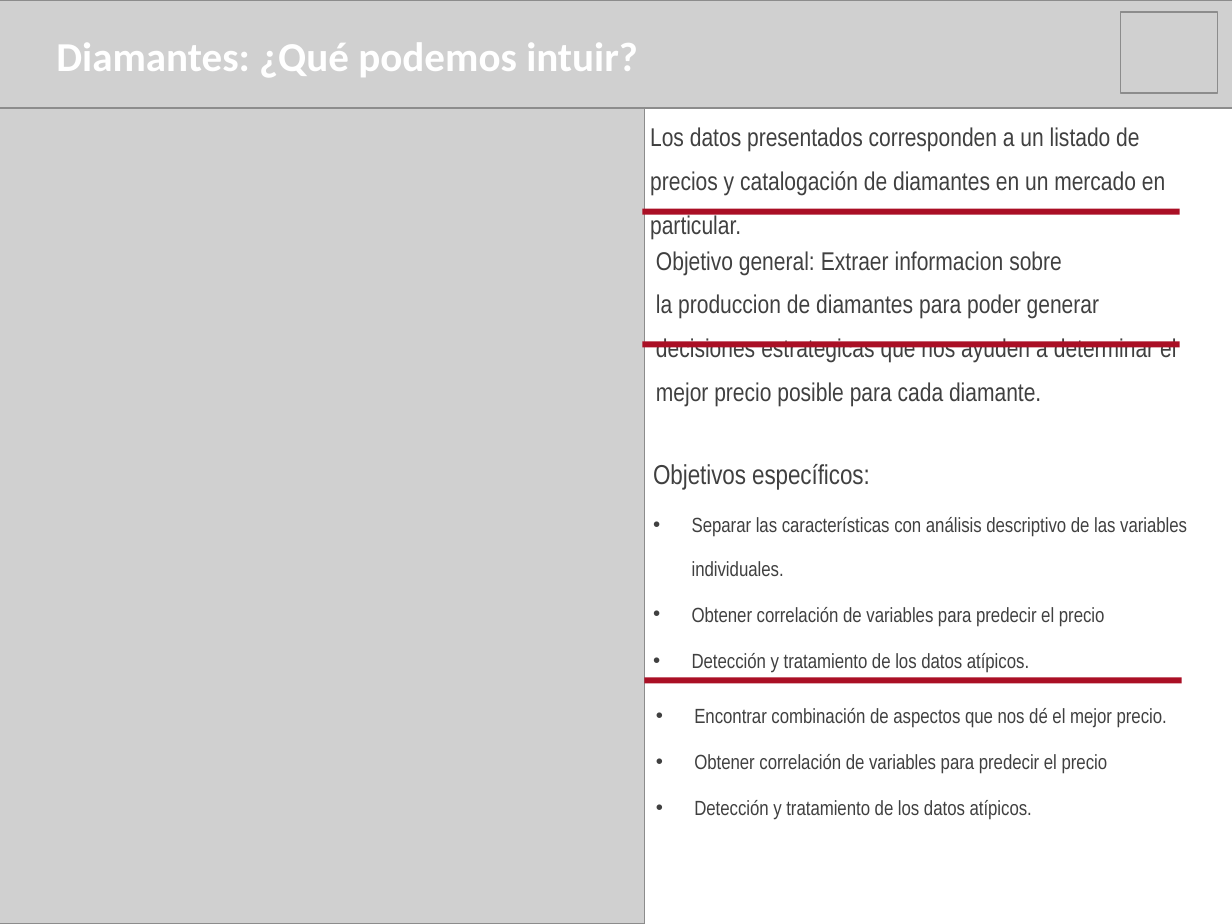
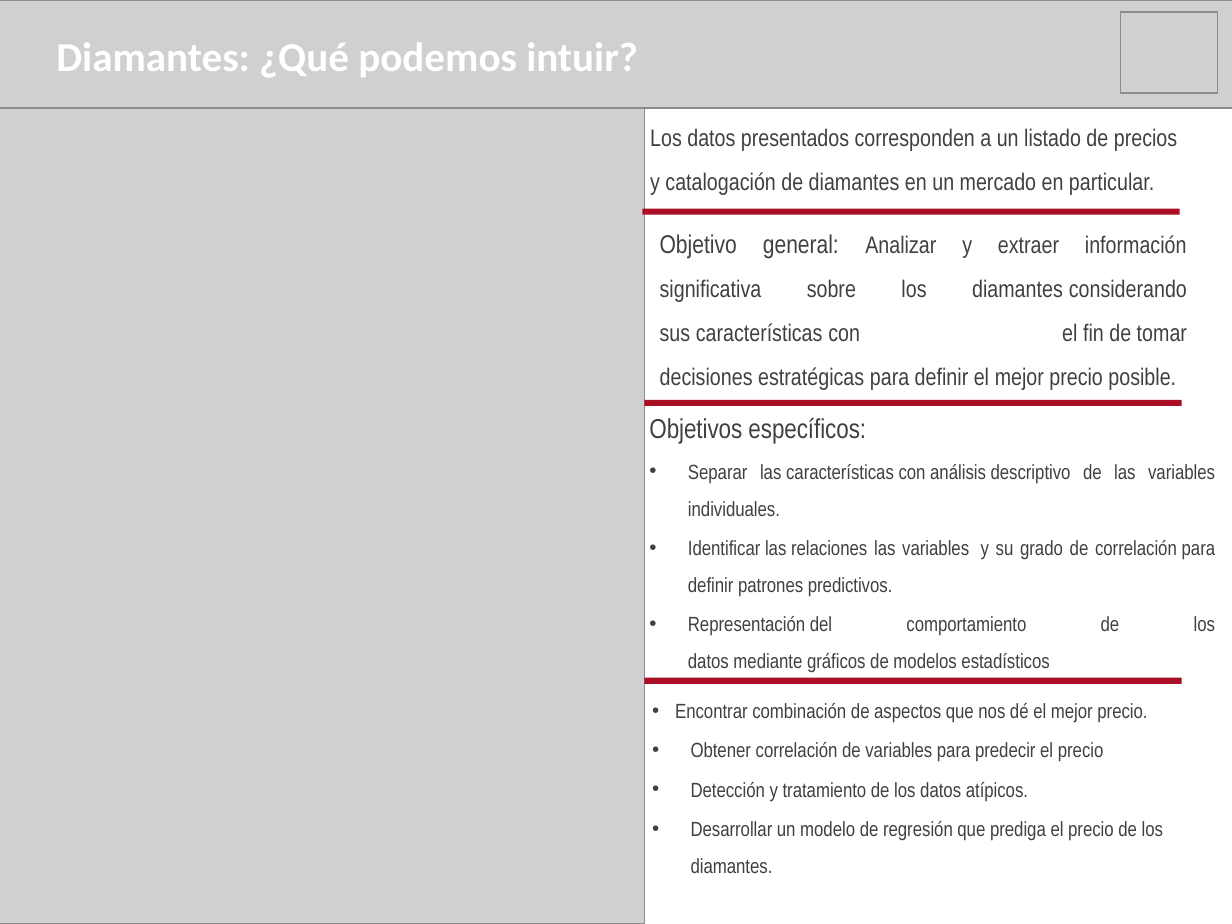
Before and after one commit to IgnGGA/grupo9, a slide deck: slide 5 of presentacionMineriaDeDatos.pptx. Drawn at 1232x924 pixels with LibreOffice and Linux fonts; fonts in the diff are those of the drawing; grey boxes stand for pictures. Boxes give left, top, right and bottom in pixels: in the first picture for what was removed or moved away, otherwise in the second. Text is boxed around its words. In the diff, an @@ line names an element or a change of style, - is before the commit and + after.

```diff
--- a/presentacionMineriaDeDatos.pptx
+++ b/presentacionMineriaDeDatos.pptx
@@ text "Los datos presentados corresponden a ..." at box(650, 128, 1177, 195): size 15 to 14 pt @@
@@ text at box(660, 234, 1187, 390): text changed; size 15 to 14 pt @@
-Objetivo general: Extraer informacion sobre la produccion de diamantes para poder generar decisiones estrategicas que nos ayuden a determinar el mejor precio posible para cada diamante.
+Objetivo general: Analizar y extraer información significativa sobre los diamantes considerando sus características con el fin de tomar decisiones estratégicas para definir el mejor precio posible.
@@ text "Objetivos específicos:": place and size @@
-text "Objetivos específicos:" at box(653, 464, 1187, 672)
+text "Objetivos específicos:" at box(649, 418, 1216, 672)
@@ rectangle: place and size @@
-rectangle at box(642, 341, 1179, 347)
+rectangle at box(644, 399, 1181, 405)
@@ text at box(688, 464, 1215, 516): alignment left to justified; line spacing 25.6pt to 1.5 @@
@@ text at box(688, 540, 1216, 672): text changed @@
-• Obtener correlación de variables para predecir el precio
-• Detección y tratamiento de los datos atípicos.
+• Identificar las relaciones las variables y su grado de correlación para definir patrones predictivos.
+• Representación del comportamiento de los datos mediante gráficos de modelos estadísticos
@@ text at box(675, 703, 1147, 801): indent changed; line spacing 25.6pt to 1.5 @@
@@ text at box(691, 821, 1163, 873): paragraph added @@
+• Desarrollar un modelo de regresión que prediga el precio de los
+  diamantes.
```
Also in this commit, not shown: 3 other slides changed, 4 slides added, 31 other files.
